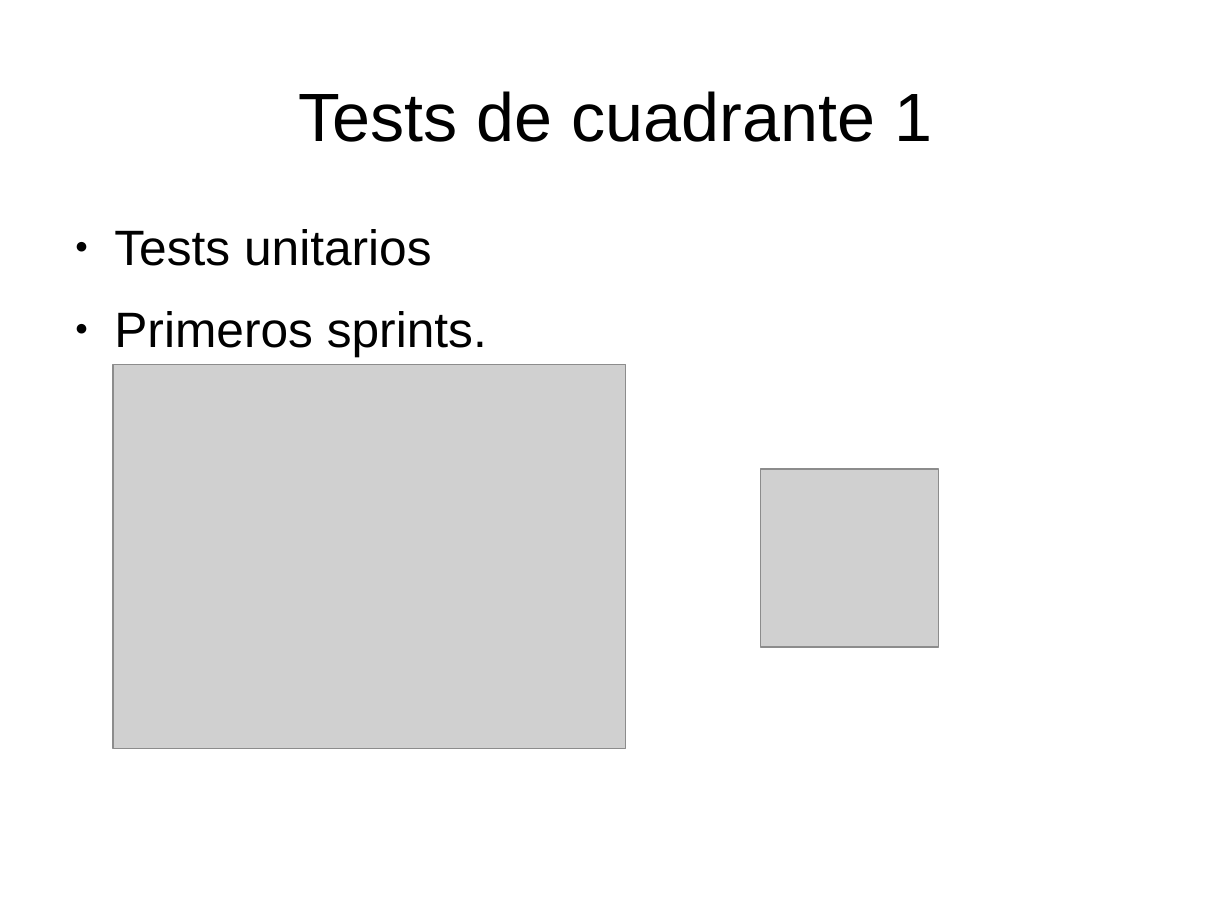
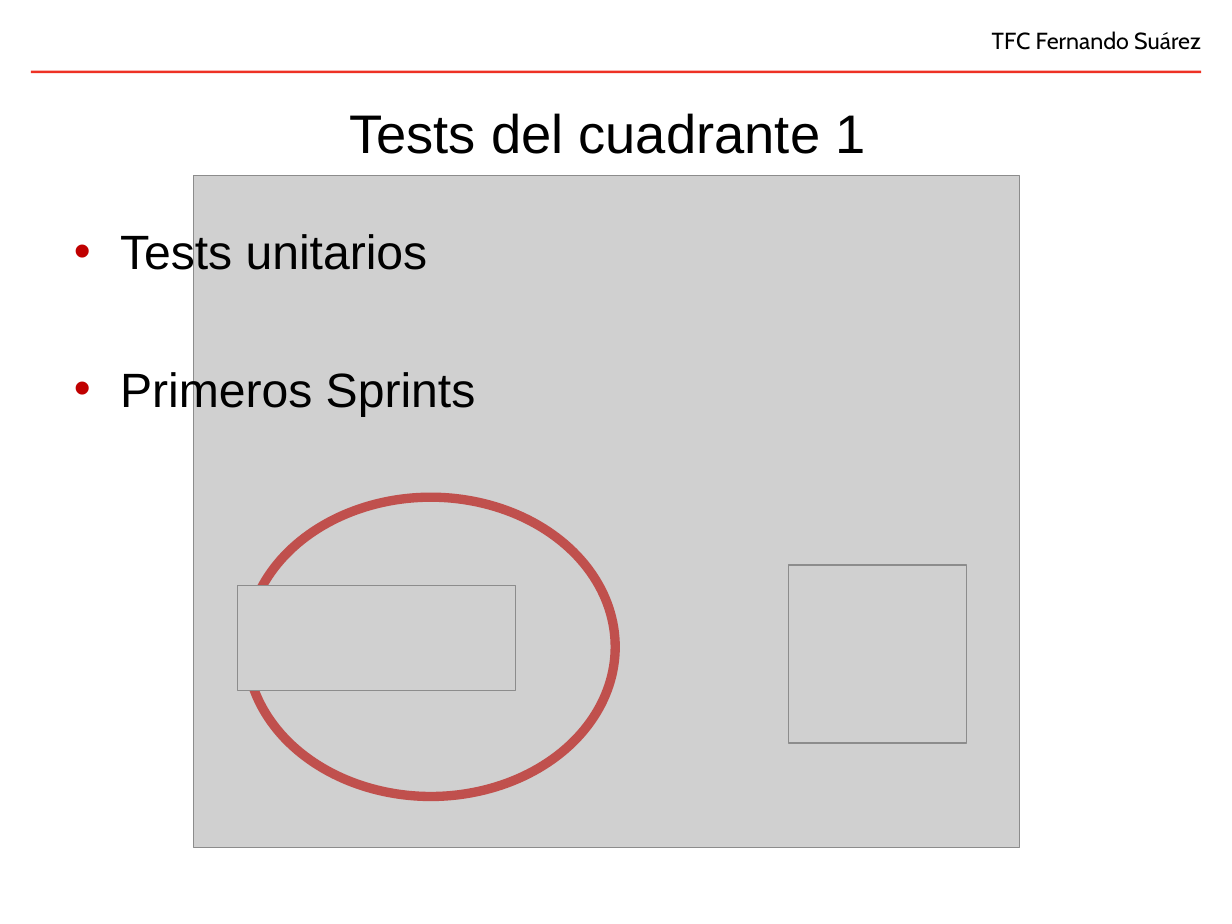
Before and after one commit to fsuarezj/toolBuilder-portlet, a slide deck: slide 9 of doc/presentation/presentacion.odp. Drawn at 1232x924 pixels with LibreOffice and Linux fonts; fonts in the diff are those of the drawing; grey boxes stand for pictures; background and template pictures are left out. Boxes give left, top, right and bottom in pixels: in the first picture for what was removed or moved away, otherwise in the second. Text is boxed around its words. In the diff, an @@ line names an element or a change of style, - is before the commit and + after.

```diff
--- a/doc/presentation/presentacion.odp
+++ b/doc/presentation/presentacion.odp
@@ text added at [992, 31, 1201, 50], 15 pt, text #000000 @@
+TFC Fernando Suárez
@@ line added from (1202, 72) to (31, 72), #EE3124 1.5 pt @@
@@ title at [349, 113, 865, 154]: text changed; size 44 to 35 pt @@
-Tests de cuadrante 1
+Tests del cuadrante 1
@@ picture added at [193, 176, 1020, 847] @@
@@ text at [120, 231, 428, 279]: size 32 to 31 pt in "Tests unitarios"; bullet ● to •; less space between paragraphs; bullet colour #000000 to #C00000 @@
@@ text at [120, 369, 476, 417]: text changed; size 32 to 31 pt @@
-● Primeros sprints.
+• Primeros Sprints
@@ freeform shape added at [246, 497, 615, 797], outline #C0504D 6.01 pt @@
@@ picture: place and size @@
-picture at [761, 470, 939, 647]
+picture at [789, 566, 967, 743]
@@ picture: place and size @@
-picture at [113, 364, 626, 749]
+picture at [238, 586, 517, 691]
```
Also in this commit, not shown: 18 other slides changed, 4 slides added, 5 slides removed, 2 other files.
